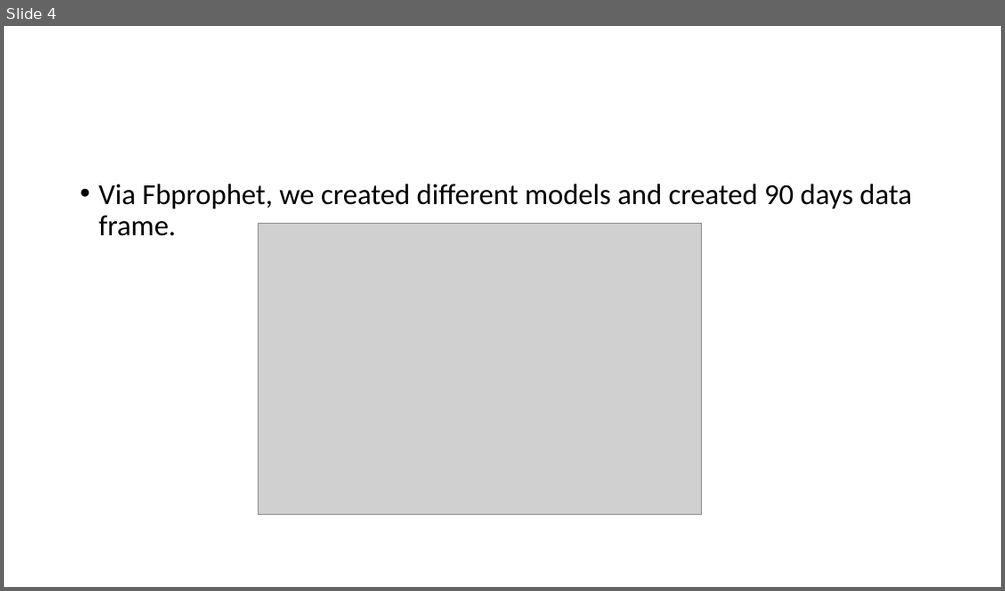
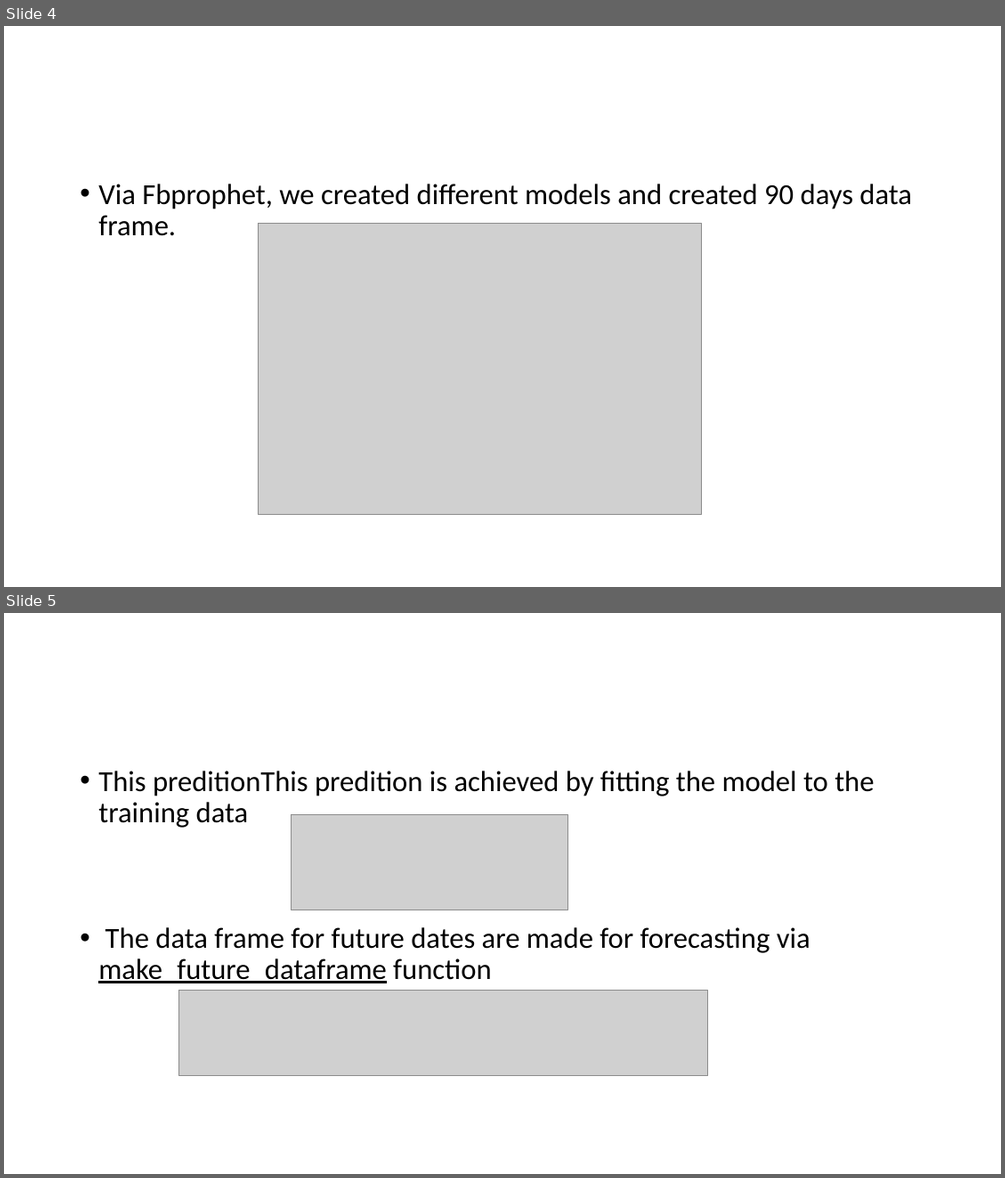
Before and after one commit to ahmadfarouk/FinalProject, a slide deck: Presentation.pptx. Shown one above the other, each under a label of ours: slide 4 before the commit, slides 4 and 5 after it. The pictures are 1005x591 and 1005x1178 pixels, drawn with LibreOffice and Linux fonts; fonts in the diff are those of the drawing; grey boxes stand for pictures. Boxes give left, top, right and bottom in pixels: in the first picture for what was removed or moved away, otherwise in the second. Text is boxed around its words. In the diff, an @@ line names an element or a change of style, - is before the commit and + after.

```diff
--- a/Presentation.pptx
+++ b/Presentation.pptx
@@ slide 5 added at [4, 613, 1001, 1174], background #FFFFFF @@
@@ text added at [98, 771, 874, 983], 28 pt, text #000000 @@
+• This preditionThis predition is achieved by fitting the model to the training data
+• The data frame for future dates are made for forecasting via make_future_dataframe function
@@ picture added at [291, 815, 568, 910] @@
@@ picture added at [179, 989, 708, 1076] @@
```
Also in this commit, not shown: 1 slide changed, 1 other slide added.
